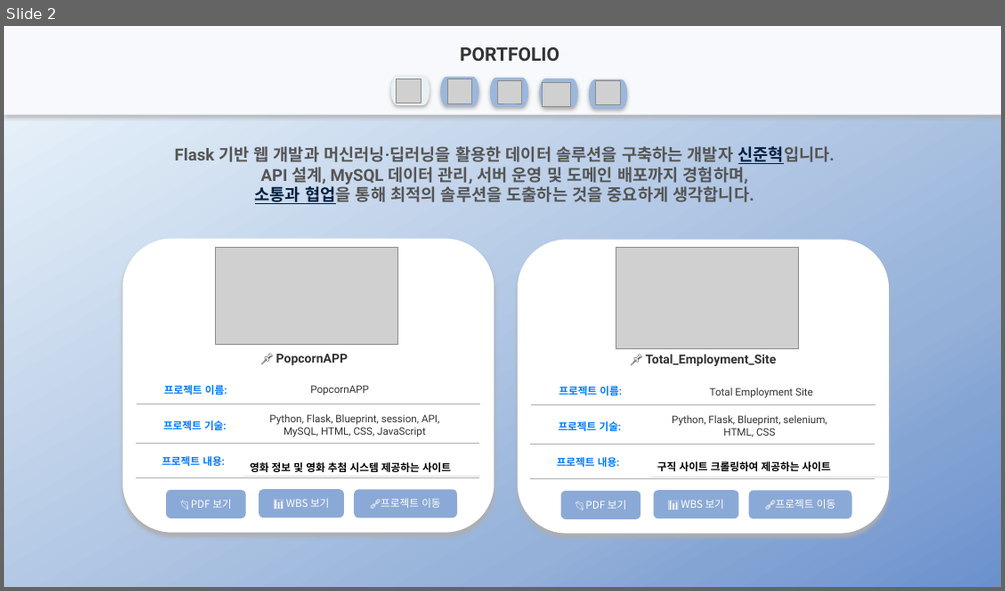
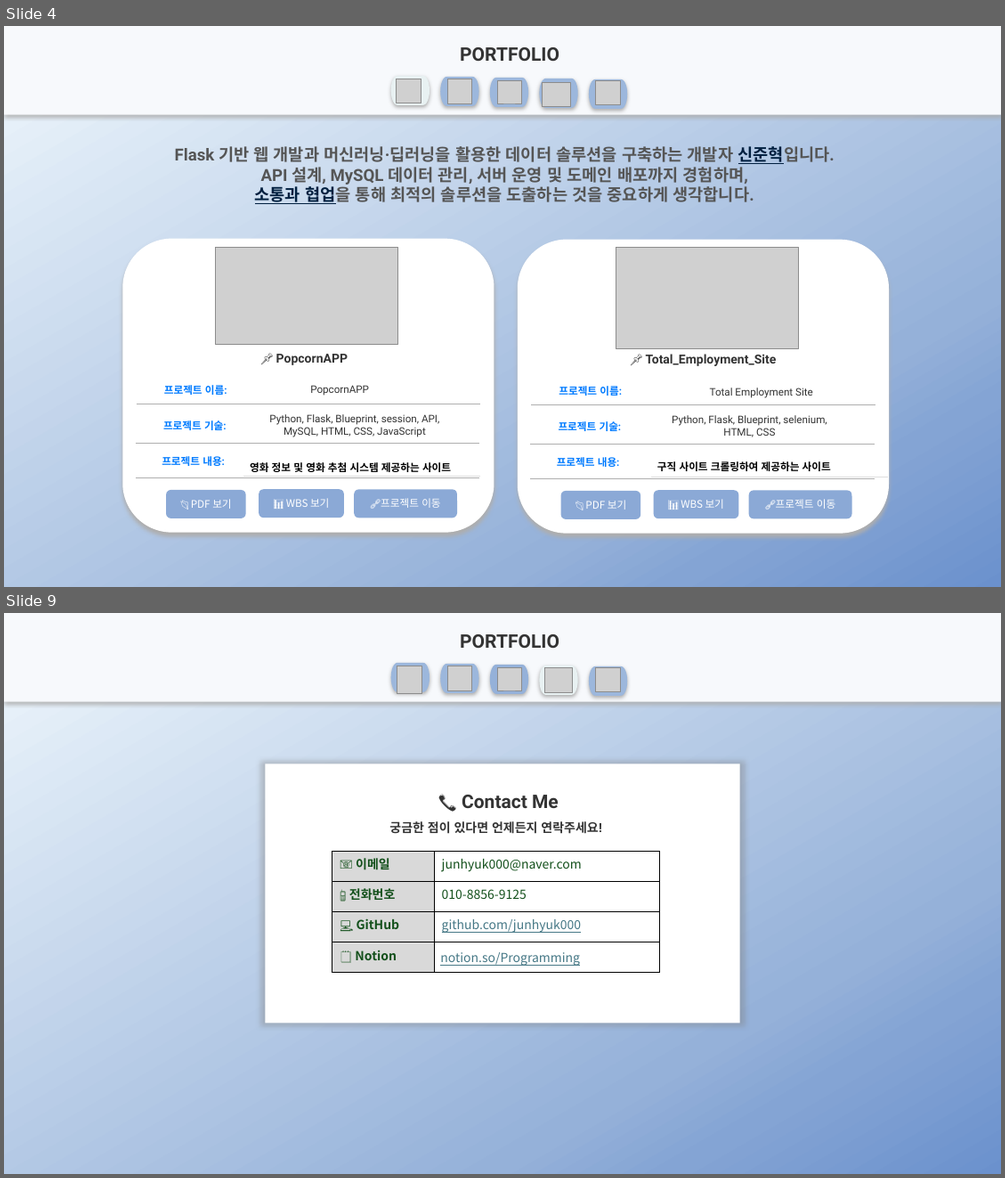
Before and after one commit to junhyuk000/portfolio, a slide deck: portfolio_신준혁.pptx. Shown one above the other, each under a label of ours: slide 2 before the commit, slides 4 and 9 after it; the slides between them are not shown. The pictures are 1005x591 and 1005x1178 pixels, drawn with LibreOffice and Linux fonts; fonts in the diff are those of the drawing; grey boxes stand for pictures. Boxes give left, top, right and bottom in pixels: in the first picture for what was removed or moved away, otherwise in the second. Text is boxed around its words. In the diff, an @@ line names an element or a change of style, - is before the commit and + after.

```diff
--- a/portfolio_신준혁.pptx
+++ b/portfolio_신준혁.pptx
@@ slide 9 added at [4,613,1001,1174], background gradient #F0F8FD to #95B1D9 to #84A4D4 to #6B91CD @@
@@ rectangle added at [4,613,1001,702], fill #F7F9FC @@
@@ text added at [460,634,559,648], 18 pt, text #333333, bold @@
+PORTFOLIO
@@ pill shape added at [391,662,430,691], fill #9CB7DC @@
@@ pill shape added at [441,664,479,693], fill #9CB7DC @@
@@ pill shape added at [490,665,529,694], fill #95B1D9 @@
@@ pill shape added at [540,666,578,695], fill #E8F1F2 @@
@@ picture added at [396,666,422,693] @@
@@ picture added at [448,666,471,690] @@
@@ picture added at [498,667,521,690] @@
@@ picture added at [544,667,573,693] @@
@@ pill shape added at [589,666,628,695], fill #9CB7DC @@
@@ picture added at [596,667,621,691] @@
@@ rectangle added at [265,764,740,1022], fill #FFFFFF @@
@@ text added at [461,795,558,808], 18 pt, text #333333, bold @@
+📞 Contact Me
@@ text added at [389,821,601,834], 12 pt, text #333333, bold @@
+궁금한 점이 있다면 언제든지 연락주세요!
@@ table added at [332,851,660,972], 4 rows, 2 columns @@
+📧 이메일 | junhyuk000@naver.com
+📱 전화번호 | 010-8856-9125
+💻 GitHub | github.com/junhyuk000
+🗒️ Notion | notion.so/Programming
@@ what was slide 2 is now slide 4 @@
```
Also in this commit, not shown: 3 slides changed, 4 other slides added, 3 slides removed.
